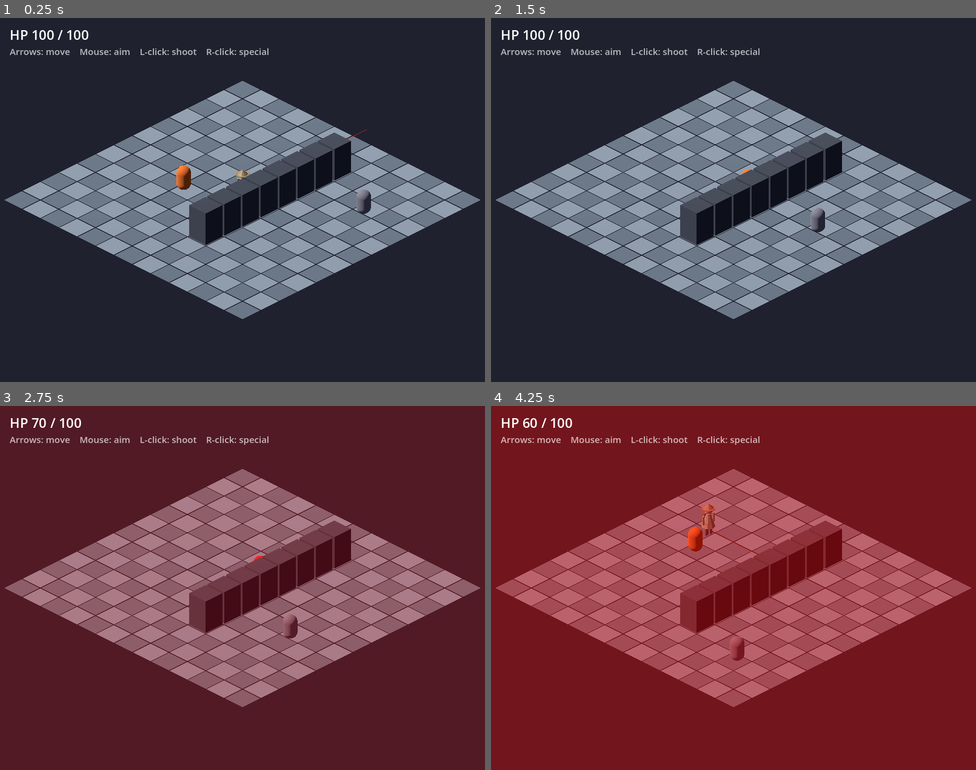
Above: before the commit, frames 1-4 (two rows, left to right).
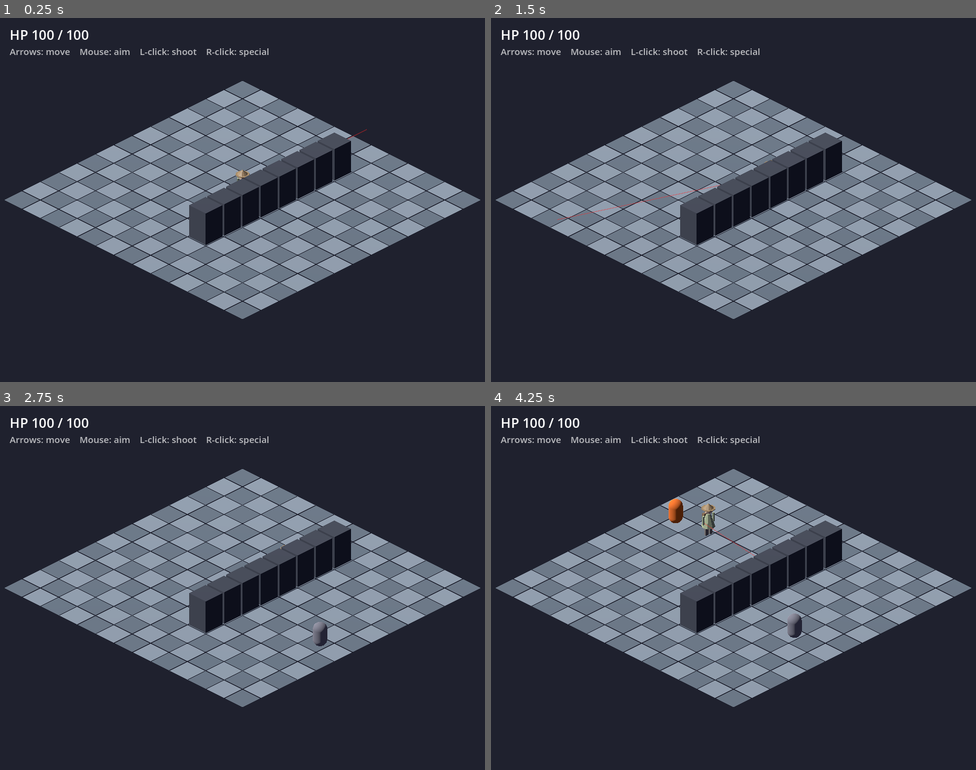
Above: after the commit, the same moments.

Repository: fazle1337-del/Tony-Umbrel
Game: Godot game, scene res://main.tscn
The game is run twice, just before and just after one commit, with the same random seed, the same clock (stepped at 60 frames per second) and the same inputs.
Inputs (mouse positions are in pixels of both pictures, inside the frame that each line leads up to):
- Up to frame 1 (0.25 s): no input
- Up to frame 2 (1.5 s): move the mouse to (840, 181) at 0.52 s; hold Right (ui_right) 0.53-1.28 s; click (840, 181) at 0.67 s; move the mouse to (636, 218) at 1.27 s; hold Down (ui_down) from 1.28 s (still down)
- Up to frame 3 (2.75 s): move the mouse to (291, 507) at 2.02 s; release Down (ui_down) at 2.03 s; hold Right (ui_right) from 2.03 s (still down)
- Up to frame 4 (4.25 s): move the mouse to (709, 660) at 2.77 s; release Right (ui_right) at 2.78 s; hold Up (ui_up) 2.78-3.53 s; click (709, 660) at 2.92 s; move the mouse to (879, 642) at 3.52 s; hold Left (ui_left) from 3.53 s (still down)

The runs differ from the first frame. In frame 1, 0.3% of the frame differs, in the area x 36-77%, y 40-54%; in frame 2, 0.2%; in frame 3, 100%; in frame 4, 100%, in the area x 0-100%, y 0-100%.

Commit message:
iso-game: SpawnDirector + enemy types + path throttle (roadmap step 3)
Makes it a survivors-like: a SpawnDirector streams enemies from the
arena edges on an escalating curve instead of the old fixed 2-enemy
table.

- SpawnSchedule (pure, tested): spawn_interval(t) ramps down to a floor;
  pick_type(t, roll) shifts grunt -> fast/tank over time. Seeded RNG, so
  the wave is reproducible.
- Enemy types as stat/size presets (enemy_types.gd: grunt/fast/tank);
  Enemy gains an @export size that scales the body (feet stay grounded).
- main: SpawnDirector node + _spawn_enemy/_on_spawn place enemies at free
  edge cells under a MAX_ENEMIES cap; screenshot mode stages a fixed crowd.
- Enemy pathfinding throttle: FSM inputs + A* route recomputed every
  THINK_INTERVAL (~0.2s, staggered) and cached; movement runs per frame.
  Was running A* twice per frame per enemy — needed before crowds.

Tests green (adds test_spawn_schedule); screenshot shows the staged
grunt/fast/tank crowd with size variety.

Co-Authored-By: Claude Opus 4.8 <noreply@anthropic.com>

Diff:
--- a/gamedev/iso-game/main.gd
+++ b/gamedev/iso-game/main.gd
@@ -16,6 +16,8 @@
 const Bullet := preload("res://scripts/bullet.gd")
 const PlayerStats := preload("res://scripts/player_stats.gd")
 const Weapon := preload("res://scripts/weapon.gd")
+const SpawnDirector := preload("res://scripts/spawn_director.gd")
+const EnemyTypes := preload("res://scripts/enemy_types.gd")
 
 const GRID_RADIUS := 6          # grid spans -RADIUS..RADIUS on both axes
 const PLAYER_Y := 0.0           # player rig origin is at the feet, on the ground
@@ -25,6 +27,7 @@
 const SCREENSHOT_FRAMES := 20   # frames to settle before capturing
 const SCREENSHOT_PATH := "res://screenshots/latest.png"
 const PLAYER_START := Vector2i(0, 0)  # spawn / respawn cell
+const MAX_ENEMIES := 40            # concurrent enemy cap (perf + readability)
 # Gun stats live on the Weapon (range/damage/cooldown/...); these are visual-only.
 const LASER_WIDTH := 0.02          # beam thickness
 const LASER_Y := 0.55              # emit height (roughly chest level)
@@ -40,6 +43,8 @@
 var _walk_anim := ""
 var _idle_anim := ""
 var _enemies: Array[Enemy] = []
+var _spawn_rng := RandomNumberGenerator.new()   # enemy placement (separate from the director's)
+var _spawn_seq := 0                              # per-enemy seed counter
 var _stats := PlayerStats.new()
 var _weapon := Weapon.new()   # default = pistol
 var _health: int
@@ -67,9 +72,8 @@
 	_build_hud()
 
 	if _screenshot_mode:
-		# Stand a few cells from enemy 0 (home -3,1) in the open and shoot it:
-		# the shot shows the offset laser sight, the yellow tracer, and the
-		# enemy's depleted health bar where the beam lands.
+		# Stand a few cells from the grunt (at -3,1) in the open and shoot it; the
+		# staged crowd (grunt/fast/tank) also shows the per-type size variety.
 		_set_player_cell(Vector2i(-3, 4))
 		_face_toward(IsoGrid.grid_to_world(Vector2i(-3, 1)))  # down the open column
 		_try_attack()
@@ -307,32 +311,56 @@
 	_setup_animation(model)
 
 
-## Spawns enemies from a per-enemy config table (tunable ranges/speeds + patrol
-## routes). One starts near the player (chases on the screenshot); one patrols a
-## route far away.
+## Live: a SpawnDirector streams escalating enemies from the arena edges.
+## Screenshot: a fixed deterministic crowd (one of each type) so the frame is
+## reproducible and shows the size variety.
 func _build_enemies() -> void:
-	var configs := [
-		{
-			"home": Vector2i(-3, 1),
-			"route": [Vector2i(-3, 1), Vector2i(-3, -3)] as Array[Vector2i],
-			"detect": 5, "chase": 3.2,
-		},
-		{
-			"home": Vector2i(4, -3),
-			"route": [Vector2i(4, -3), Vector2i(4, 4), Vector2i(-1, 4)] as Array[Vector2i],
-			"detect": 6, "chase": 2.6,
-		},
-	]
-	for i in configs.size():
-		var cfg: Dictionary = configs[i]
-		var enemy := Enemy.new()
-		enemy.detect_range = cfg["detect"]
-		enemy.chase_speed = cfg["chase"]
-		enemy.hit_player.connect(_on_player_hit)
-		enemy.died.connect(_on_enemy_died)
-		add_child(enemy)
-		enemy.setup(_world, _player, cfg["home"], cfg["route"], SEED + i + 1)
-		_enemies.append(enemy)
+	_spawn_rng.seed = SEED
+	if _screenshot_mode:
+		_spawn_enemy(&"grunt", Vector2i(-3, 1))
+		_spawn_enemy(&"fast", Vector2i(2, -3))
+		_spawn_enemy(&"tank", Vector2i(4, 3))
+		return
+	var spawner := SpawnDirector.new(SEED)
+	spawner.spawn.connect(_on_spawn)
+	add_child(spawner)
+
+
+## Director asked for an enemy: place it at a free arena-edge cell, honoring the cap.
+func _on_spawn(type: StringName) -> void:
+	if _enemies.size() >= MAX_ENEMIES:
+		return
+	_spawn_enemy(type, _random_edge_cell())
+
+
+## Builds one enemy of `type` at `home`, wired to the HP/death signals.
+func _spawn_enemy(type: StringName, home: Vector2i) -> void:
+	var preset: Dictionary = EnemyTypes.PRESETS[type]
+	var enemy := Enemy.new()
+	enemy.max_health = preset["health"]
+	enemy.chase_speed = preset["chase"]
+	enemy.patrol_speed = preset["patrol"]
+	enemy.attack_damage = preset["damage"]
+	enemy.detect_range = preset["detect"]
+	enemy.size = preset["size"]
+	enemy.hit_player.connect(_on_player_hit)
+	enemy.died.connect(_on_enemy_died)
+	add_child(enemy)
+	# No patrol route -> spawned enemies wander until they detect the player.
+	enemy.setup(_world, _player, home, [] as Array[Vector2i], SEED + _spawn_seq)
+	_spawn_seq += 1
+	_enemies.append(enemy)
+
+
+## A random non-blocked cell on the arena border (where enemies stream in from).
+func _random_edge_cell() -> Vector2i:
+	for _attempt in 20:
+		var along := _spawn_rng.randi_range(-GRID_RADIUS, GRID_RADIUS)
+		var edge := GRID_RADIUS if _spawn_rng.randf() < 0.5 else -GRID_RADIUS
+		var cell := Vector2i(along, edge) if _spawn_rng.randf() < 0.5 else Vector2i(edge, along)
+		if not _world.is_blocked(cell):
+			return cell
+	return Vector2i(GRID_RADIUS, GRID_RADIUS)
 
 
 # --- HUD + player health -----------------------------------------------------
--- a/gamedev/iso-game/scripts/enemy.gd
+++ b/gamedev/iso-game/scripts/enemy.gd
@@ -19,12 +19,14 @@
 @export var attack_damage := 10   # HP dealt per hit while in ATTACK
 @export var attack_interval := 1.0  # seconds between hits
 @export var max_health := 30       # HP; the player's swing deals ~15 (2 hits)
+@export var size := 1.0            # body scale (enemy types differ in size)
 
 signal hit_player(damage: int)
 signal died(enemy: Enemy)         # emitted once when HP reaches 0
 
 const ARRIVE := 0.05         # distance at which a step is "reached"
 const BODY_Y := 0.5          # half body height; sits the capsule on the ground
+const THINK_INTERVAL := 0.2  # seconds between FSM/path replans (throttle for crowds)
 const BAR_Y := 0.95          # health-bar height above the body origin
 const BAR_W := 0.8           # health-bar width (world units)
 const BAR_H := 0.12          # health-bar height (world units)
@@ -41,6 +43,14 @@
 var _route_dir := 1                # ping-pong direction along the route
 var _attack_cd := 0.0              # seconds until the next hit lands
 var _health: int
+# Throttled AI: the FSM inputs and A* path are recomputed every THINK_INTERVAL and
+# cached; movement still runs every frame along the cached path.
+var _think_cd := 0.0
+var _pcell: Vector2i              # cached player cell
+var _can_see := false             # cached line-of-sight to the player
+var _reachable := false           # cached A* reachability to the player
+var _path: Array[Vector2i] = []   # cached route the enemy is walking
+var _path_goal: Vector2i          # the goal _path was computed for
 var _mesh: MeshInstance3D
 var _bar: Node3D                   # health-bar container (faces the fixed camera)
 var _bar_pivot: Node3D            # left-anchored; scale.x = health fraction
@@ -61,26 +71,32 @@
 	_rng.seed = rng_seed
 	_build_mesh()
 	_build_health_bar()
+	scale = Vector3.ONE * size
 	position = _cell_pos(_cell)
 	_apply_state_color()
+	_think()
+	_think_cd = _rng.randf() * THINK_INTERVAL   # stagger so crowds don't replan in lockstep
 
 
 func _physics_process(delta: float) -> void:
 	if _world == null:
 		return
-	var pcell := IsoGrid.world_to_grid(_player.position)
-	var can_see := _world.has_line_of_sight(_cell, pcell)
-	var reachable := not _world.find_path(_cell, pcell).is_empty()
-	var new_state := _brain.next_state(_state, _cell, pcell, _home, can_see, reachable)
+	_think_cd -= delta
+	if _think_cd <= 0.0:
+		_think()
+		_think_cd = THINK_INTERVAL
+
+	var new_state := _brain.next_state(_state, _cell, _pcell, _home, _can_see, _reachable)
 	if new_state != _state:
 		_state = new_state
 		if _state == EnemyBrain.State.ATTACK:
 			_attack_cd = 0.0          # first hit lands immediately on entering ATTACK
 		_apply_state_color()
+		_path.clear()                 # goal changed -> drop the cached route
 
 	match _state:
 		EnemyBrain.State.CHASE:
-			_step_toward(pcell, chase_speed, delta)
+			_step_toward(_pcell, chase_speed, delta)
 		EnemyBrain.State.RETURN:
 			_step_toward(_home, chase_speed, delta)
 		EnemyBrain.State.ATTACK:
@@ -91,9 +107,27 @@
 	_orient_health_bar()
 
 
-## Advances one A* step toward `goal`, updating _cell on arrival at the next cell.
+## Recomputes the FSM inputs (player cell, line-of-sight, A* reachability). Called
+## every THINK_INTERVAL, not every frame — A* is the costly part with many enemies.
+func _think() -> void:
+	_pcell = IsoGrid.world_to_grid(_player.position)
+	_can_see = _world.has_line_of_sight(_cell, _pcell)
+	_reachable = not _world.find_path(_cell, _pcell).is_empty()
+
+
+## Cached A* route to `goal`: reused while the goal holds and the route still has a
+## step left, recomputed otherwise (so it follows a moving target on replans).
+func _path_to(goal: Vector2i) -> Array[Vector2i]:
+	if goal != _path_goal or _path.size() < 2:
+		_path = _world.find_path(_cell, goal)
+		_path_goal = goal
+	return _path
+
+
+## Advances one step along the cached route toward `goal`, consuming a cell on
+## arrival so the cache stays valid as the enemy walks without re-running A*.
 func _step_toward(goal: Vector2i, speed: float, delta: float) -> void:
-	var path := _world.find_path(_cell, goal)
+	var path := _path_to(goal)
 	if path.size() < 2:
 		return  # already there / no route
 	var tpos := _cell_pos(path[1])
@@ -101,6 +135,7 @@
 	_face(tpos)
 	if position.distance_to(tpos) < ARRIVE:
 		_cell = path[1]
+		_path.remove_at(0)            # drop the cell we just left; path[0] is now _cell
 
 
 ## PATROL: follow the assigned route (A*-routing between waypoints, ping-pong at
@@ -235,6 +270,8 @@
 	_attack_cd = 0.0
 	_health = max_health
 	_state = EnemyBrain.State.PATROL
+	_path.clear()
+	_think_cd = 0.0               # re-think next frame
 	position = _cell_pos(_cell)
 	_apply_state_color()
 	_refresh_health_bar()
@@ -247,7 +284,7 @@
 
 
 func _cell_pos(cell: Vector2i) -> Vector3:
-	return IsoGrid.grid_to_world(cell) + Vector3.UP * BODY_Y
+	return IsoGrid.grid_to_world(cell) + Vector3.UP * (BODY_Y * size)  # feet on ground when scaled
 
 
 func _build_mesh() -> void:
--- /dev/null
+++ b/gamedev/iso-game/scripts/enemy_types.gd
@@ -0,0 +1,11 @@
+class_name EnemyTypes
+extends RefCounted
+## Stat presets for the spawnable enemy types — pure data. main applies a preset
+## to an Enemy's @export fields when spawning. Differentiated by stats and body
+## size so types read at a glance: fast is small, tank is big.
+
+const PRESETS := {
+	&"grunt": {"health": 30, "chase": 3.2, "patrol": 1.6, "damage": 10, "detect": 5, "size": 1.0},
+	&"fast":  {"health": 18, "chase": 4.6, "patrol": 2.4, "damage": 8,  "detect": 6, "size": 0.78},
+	&"tank":  {"health": 80, "chase": 1.9, "patrol": 1.1, "damage": 22, "detect": 5, "size": 1.45},
+}
--- /dev/null
+++ b/gamedev/iso-game/scripts/spawn_director.gd
@@ -0,0 +1,28 @@
+class_name SpawnDirector
+extends Node
+## Times enemy spawns off the pure SpawnSchedule curve and emits `spawn(type)`;
+## main decides placement and honors the concurrent cap. Seeded RNG -> the wave
+## is reproducible. Disabled in screenshot mode (main stages a fixed crowd
+## instead), since this advances on real-time `delta`.
+
+const SpawnSchedule := preload("res://scripts/spawn_schedule.gd")
+
+signal spawn(type: StringName)
+
+var _elapsed := 0.0
+var _next_in := 0.0
+var _rng := RandomNumberGenerator.new()
+
+
+func _init(rng_seed := 0) -> void:
+	_rng.seed = rng_seed
+	_next_in = SpawnSchedule.spawn_interval(0.0)
+
+
+func _process(delta: float) -> void:
+	_elapsed += delta
+	_next_in -= delta
+	# `while` so a long frame can emit any spawns it skipped past.
+	while _next_in <= 0.0:
+		spawn.emit(SpawnSchedule.pick_type(_elapsed, _rng.randf()))
+		_next_in += SpawnSchedule.spawn_interval(_elapsed)
--- /dev/null
+++ b/gamedev/iso-game/scripts/spawn_schedule.gd
@@ -0,0 +1,28 @@
+class_name SpawnSchedule
+extends RefCounted
+## Pure spawn-difficulty curve for the survivors-like director — no nodes, seeded
+## by the caller — so the escalation is deterministic and unit-tested
+## (tests/test_spawn_schedule.gd). SpawnDirector just times itself off
+## spawn_interval() and rolls pick_type() with its RNG.
+
+const START_INTERVAL := 2.0    # seconds between spawns at t=0
+const MIN_INTERVAL := 0.35     # floor (fastest spawning)
+const RAMP := 0.0125           # interval shed per second (floor reached ~132s)
+
+
+## Seconds until the next spawn at elapsed time `t` — shrinks linearly to a floor.
+static func spawn_interval(t: float) -> float:
+	return maxf(START_INTERVAL - RAMP * t, MIN_INTERVAL)
+
+
+## Enemy type for a spawn at time `t`, chosen from `roll` in [0,1). Weights shift
+## from all-grunt early toward fast/tank over time; deterministic per (t, roll).
+static func pick_type(t: float, roll: float) -> StringName:
+	var fast_w := clampf(t / 120.0, 0.0, 0.5)          # 0 -> 0.5 over 2 min
+	var tank_w := clampf((t - 30.0) / 200.0, 0.0, 0.35)  # starts at 30s, up to 0.35
+	var grunt_w := maxf(1.0 - fast_w - tank_w, 0.0)
+	if roll < grunt_w:
+		return &"grunt"
+	if roll < grunt_w + fast_w:
+		return &"fast"
+	return &"tank"
--- /dev/null
+++ b/gamedev/iso-game/tests/test_spawn_schedule.gd
@@ -0,0 +1,51 @@
+extends SceneTree
+## Headless tests for the spawn difficulty curve. Exits 0 on success, 1 on failure.
+##   godot --headless --path iso-game --script res://tests/test_spawn_schedule.gd
+
+const SpawnSchedule := preload("res://scripts/spawn_schedule.gd")
+
+var _failures := 0
+
+
+func _initialize() -> void:
+	# Interval starts high, shrinks with time, and clamps to the floor.
+	_near(SpawnSchedule.spawn_interval(0.0), SpawnSchedule.START_INTERVAL, "interval starts high")
+	_check(SpawnSchedule.spawn_interval(50.0) < SpawnSchedule.spawn_interval(0.0), "interval shrinks")
+	_near(SpawnSchedule.spawn_interval(100000.0), SpawnSchedule.MIN_INTERVAL, "interval floors")
+
+	# Early on it's all grunts regardless of the roll.
+	_eq(SpawnSchedule.pick_type(0.0, 0.0), &"grunt", "t=0 low roll -> grunt")
+	_eq(SpawnSchedule.pick_type(0.0, 0.99), &"grunt", "t=0 high roll -> grunt")
+
+	# Late game the toughest types appear; weights have shifted off pure grunt.
+	_eq(SpawnSchedule.pick_type(300.0, 0.99), &"tank", "late high roll -> tank")
+	_eq(SpawnSchedule.pick_type(300.0, 0.0), &"grunt", "late low roll -> still grunt")
+	_check(SpawnSchedule.pick_type(120.0, 0.5) != &"grunt", "mid game mid roll has shifted")
+
+	# Deterministic: same (t, roll) -> same type.
+	_eq(SpawnSchedule.pick_type(120.0, 0.5), SpawnSchedule.pick_type(120.0, 0.5), "deterministic")
+
+	if _failures == 0:
+		print("test_spawn_schedule: OK")
+		quit(0)
+	else:
+		printerr("test_spawn_schedule: FAILED (%d)" % _failures)
+		quit(1)
+
+
+func _eq(got: StringName, want: StringName, msg: String) -> void:
+	if got != want:
+		printerr("  FAIL: %s (got %s want %s)" % [msg, got, want])
+		_failures += 1
+
+
+func _near(got: float, want: float, msg: String) -> void:
+	if absf(got - want) > 0.0001:
+		printerr("  FAIL: %s (got %.4f want %.4f)" % [msg, got, want])
+		_failures += 1
+
+
+func _check(cond: bool, msg: String) -> void:
+	if not cond:
+		printerr("  FAIL: %s" % msg)
+		_failures += 1
Not shown, changed: gamedev/iso-game/CLAUDE.md
